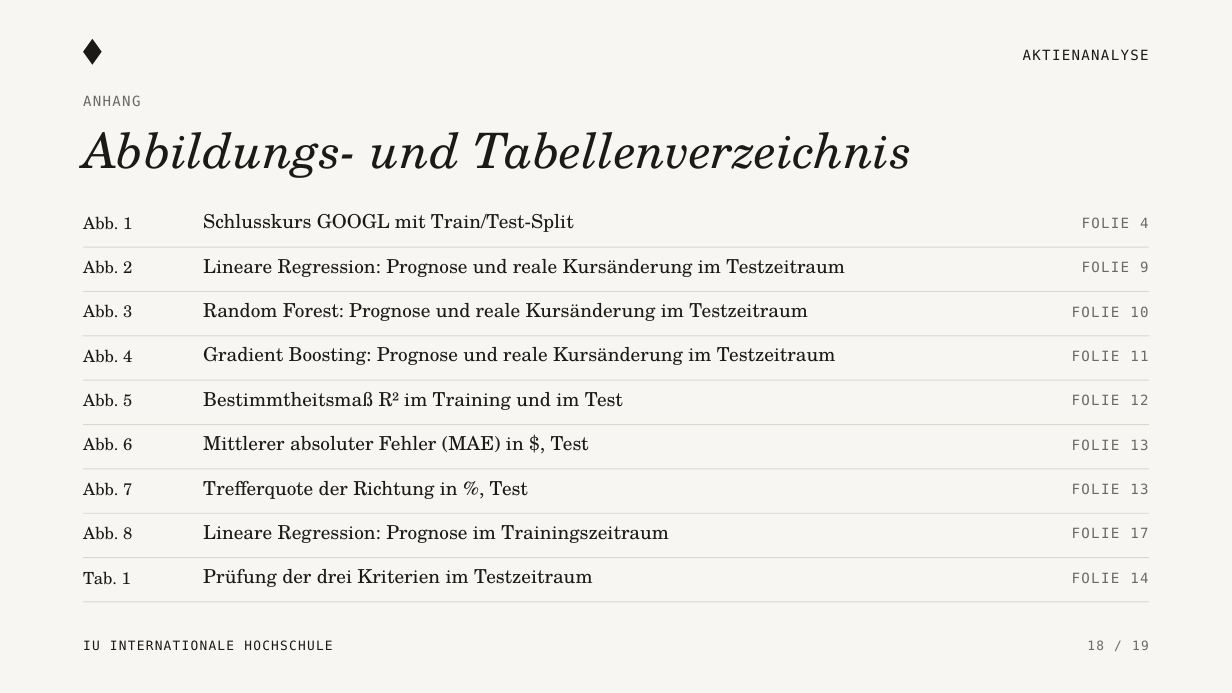
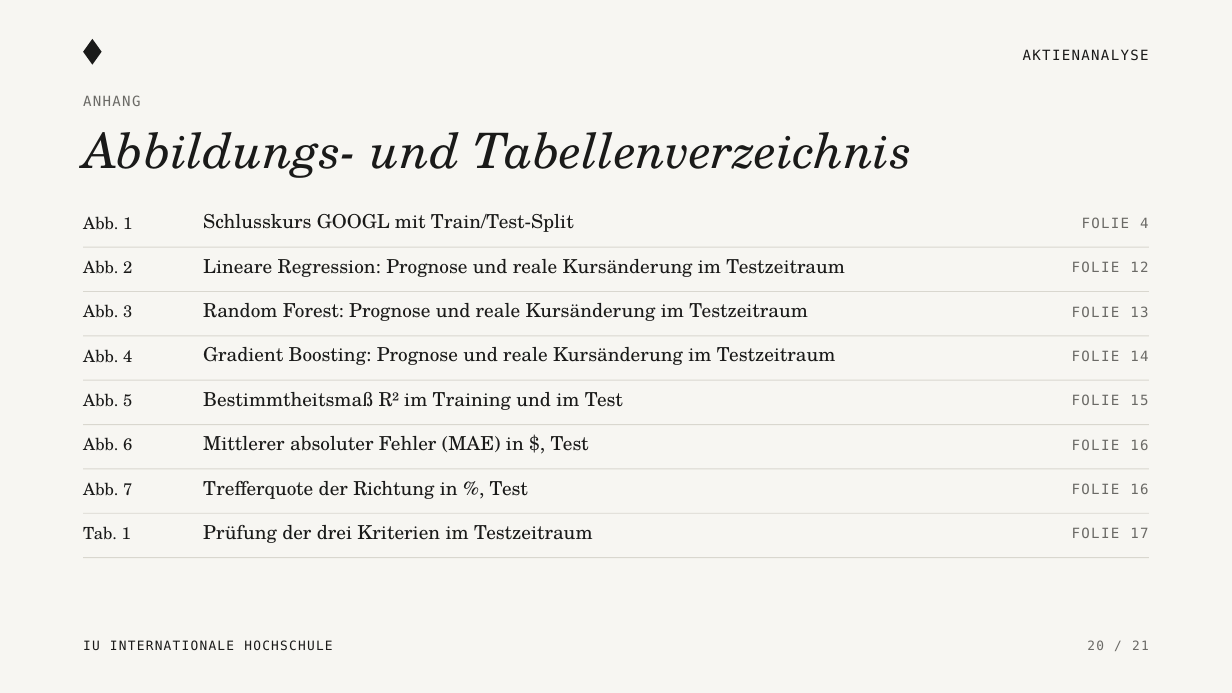
Before and after one commit to KonstantinosLamprou/stockanalysis, a slide deck: slide 20 of presentation/Aktienanalyse_Praesentation.pptx (slide 18 before the commit). Drawn at 1232x693 pixels with LibreOffice and Linux fonts; fonts in the diff are those of the drawing. Boxes give left, top, right and bottom in pixels: in the first picture for what was removed or moved away, otherwise in the second. Text is boxed around its words. In the diff, an @@ line names an element or a change of style, - is before the commit and + after.

```diff
--- a/presentation/Aktienanalyse_Praesentation.pptx
+++ b/presentation/Aktienanalyse_Praesentation.pptx
@@ text at [1072,261,1148,272]: text changed @@
-FOLIE 9
+FOLIE 12
@@ text at [1072,306,1148,317]: text changed @@
-FOLIE 10
+FOLIE 13
@@ text at [1072,350,1148,361]: text changed @@
-FOLIE 11
+FOLIE 14
@@ text at [1072,394,1148,405]: text changed @@
-FOLIE 12
+FOLIE 15
@@ text at [1072,439,1148,450]: text changed @@
-FOLIE 13
+FOLIE 16
@@ text at [1072,483,1148,494]: text changed @@
-FOLIE 13
+FOLIE 16
@@ text "Tab. 1": place and size @@
-text "Tab. 1" at [83,571,131,585]
+text "Tab. 1" at [83,526,131,540]
@@ text removed at [83,526,132,540] @@
-Abb. 8
@@ text "Prüfung der drei Kriterien im ...": place and size @@
-text "Prüfung der drei Kriterien im ..." at [203,569,593,587]
+text "Prüfung der drei Kriterien im ..." at [203,525,593,543]
@@ text removed at [203,525,669,543] @@
-Lineare Regression: Prognose im Trainingszeitraum
@@ text removed at [1072,572,1148,583] @@
-FOLIE 14
@@ rectangle removed at [83,602,1149,603] @@
@@ text at [1087,640,1149,650]: text changed @@
-18 / 19
+20 / 21
```
Also in this commit, not shown: 16 other slides changed, 4 slides added, 2 slides removed, 13 other files.
